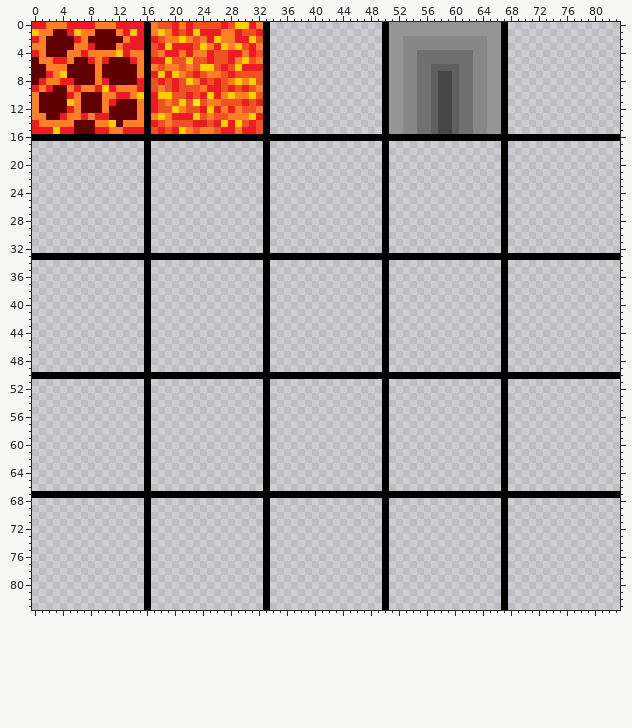
Sprite sheet -- Resources/VolcanoTileset.png. The picture above is the old version.
The file is 84x84 pixels. Colours within 5 levels of each other are drawn and written as one.
After:
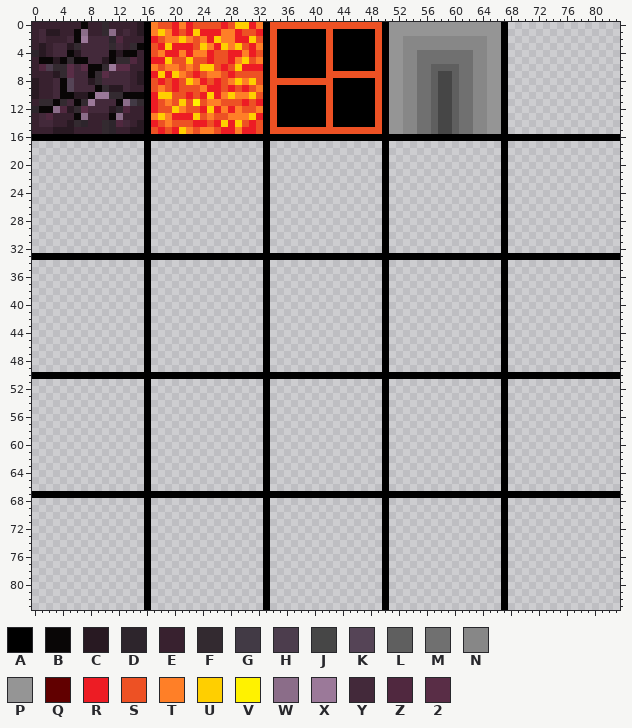
Palette (. is transparent): A #000000  B #090606  C #281922  D #2d252c  E #38212f  F #332a30  G #423a45  H #4c3d4d  J #464646  K #554456  L #5f5f5f  M #707070  N #878787  P #959595  Q #610000  R #ed1c24  S #ed5124  T #ff7f27  U #ffcf00  V #fff200  W #8b6d89  X #9b7999  Y #43293a  Z #50283f  2 #592d46
The commit says: resdesigned and added more to volcano biome
Difference:
y 0: x 0..15 RRTTTRRRRTTTRRRR -> EEEEEEEBEEFEEEEC; x 34..49 ................ -> SSSSSSSSSSSSSSSS
y 1: x 0..15 UTTQQRUTTQQQTRUR -> EYCCEEBWEEFWEYEC; x 34..49 ................ -> SAAAAAAASAAAAAAS
y 2: x 0..15 RTQQQQRTQQQQQTRR -> EYEEEYBXYYYDZEEE; x 34..49 ................ -> SAAAAAAASAAAAAAS
y 3: x 0..15 TTQQQQTTRQQQTRRR -> ECEYYCFYYYYFYEFB; x 34..49 ................ -> SAAAAAAASAAAAAAS
y 4: x 0..15 RTQQQTTRTTTTURTT -> DCEYYBCYYYYBCBBE; x 34..49 ................ -> SAAAAAAASAAAAAAS
y 5: x 0..15 QTTRRTQQRTRQQQRT -> EBBCBFBBYYCBFFZE; x 34..49 ................ -> SAAAAAAASAAAAAAS
y 6: x 0..15 QQTTTQQQQTQQQQQT -> EZHFF2Y2BBFX22EE; x 34..49 ................ -> SAAAAAAASAAAAAAS
y 7: x 0..15 QQRTUQQQQTQQQQQT -> EEECF2YYBF2YYYEC; x 34..49 ................ -> SAAAAAAASSSSSSSS
y 8: x 0..15 QRTTRRQQQTRQQQQR -> CEEYBKYYCFYYYYEC; x 34..49 ................ -> SSSSSSSSSAAAAAAS
y 9: x 0..15 RTRQQTRTTRURTTTR -> CEEYBKYYYBFCCYEE; x 34..49 ................ -> SAAAAAAASAAAAAAS
y 10: x 0..15 TQQQQRTQQQTTRRTU -> CEEYBBCCBXXFFBBB; x 34..49 ................ -> SAAAAAAASAAAAAAS
y 11: x 0..15 TQQQQUTQQQTRQQQT -> EFFBFYBFXYYYBWGF; x 34..49 ................ -> SAAAAAAASAAAAAAS
y 12: x 0..15 TQQQQRTQQQTQQQQT -> DBBWZCF2YYYCDZEE; x 34..49 ................ -> SAAAAAAASAAAAAAS
y 13: x 0..15 TTQQRTTRTRRQQQQT -> EYZEEEBWEEEBWEEE; x 34..49 ................ -> SAAAAAAASAAAAAAS
y 14: x 0..15 RTTTTTQQQTTUQTTT -> EYYEECFDEEFDZYEC; x 34..49 ................ -> SAAAAAAASAAAAAAS
y 15: x 0..15 RRRURRQQQRRTTRRR -> EEECCCEEEEFDEECC; x 34..49 ................ -> SSSSSSSSSSSSSSSS
Where, in picture pixels (left, top, right, bottom), the same in both pictures:
changed: (32, 22, 144, 134)
added: (270, 22, 382, 134)
